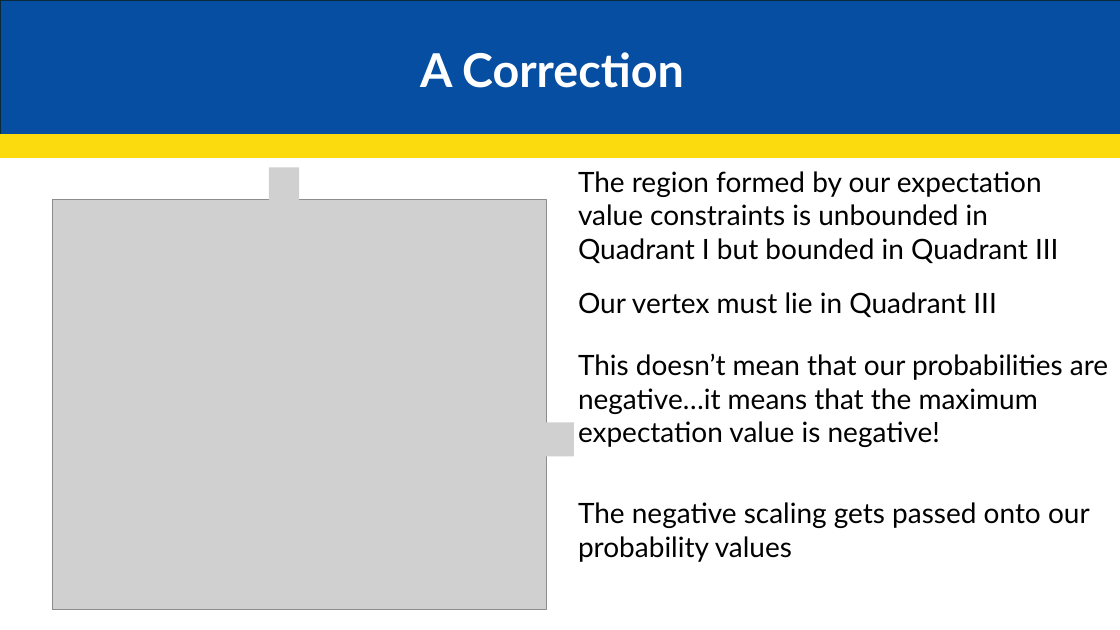
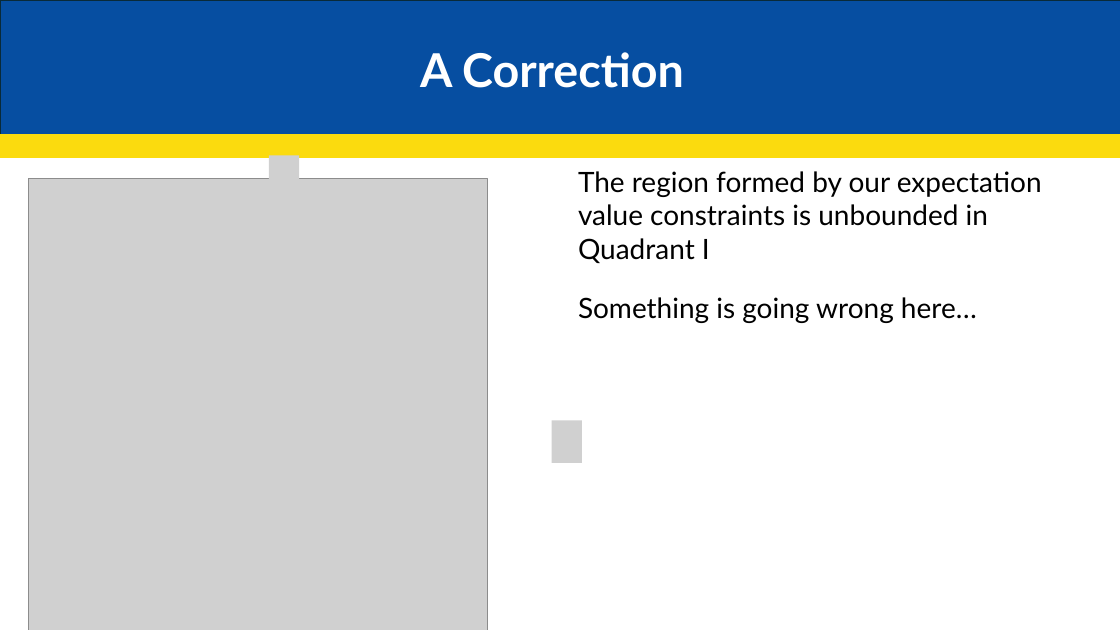
Before and after one commit to JakeCisc210/Candidacy, a slide deck: slide 5 of Reading Course/Presentations/Game Theory Five.pptx. Drawn at 1120x630 pixels with LibreOffice and Linux fonts; fonts in the diff are those of the drawing; grey boxes stand for pictures. Boxes give left, top, right and bottom in pixels: in the first picture for what was removed or moved away, otherwise in the second. Text is boxed around its words. In the diff, an @@ line names an element or a change of style, - is before the commit and + after.

```diff
--- a/Reading Course/Presentations/Game Theory Five.pptx
+++ b/Reading Course/Presentations/Game Theory Five.pptx
@@ picture: place and size @@
-picture at bbox=[52, 199, 546, 610]
+picture at bbox=[28, 178, 487, 630]
@@ picture: place and size @@
-picture at bbox=[269, 167, 299, 201]
+picture at bbox=[269, 155, 299, 197]
@@ text at bbox=[578, 171, 1042, 263]: text changed @@
-  The region formed by our expectation value constraints is unbounded in Quadrant I but bounded in Quadrant III
+  The region formed by our expectation value constraints is unbounded in Quadrant I
@@ text at bbox=[578, 297, 977, 323]: text changed @@
-  Our vertex must lie in Quadrant III
+  Something is going wrong here…
@@ text removed at bbox=[578, 354, 1108, 562] @@
-  This doesn’t mean that our probabilities are negative…it means that the maximum expectation value is negative!
-  The negative scaling gets passed onto our probability values
@@ picture: place and size @@
-picture at bbox=[544, 423, 574, 456]
+picture at bbox=[552, 421, 582, 463]
```
Also in this commit, not shown: 6 slides added, 1 slide removed.
